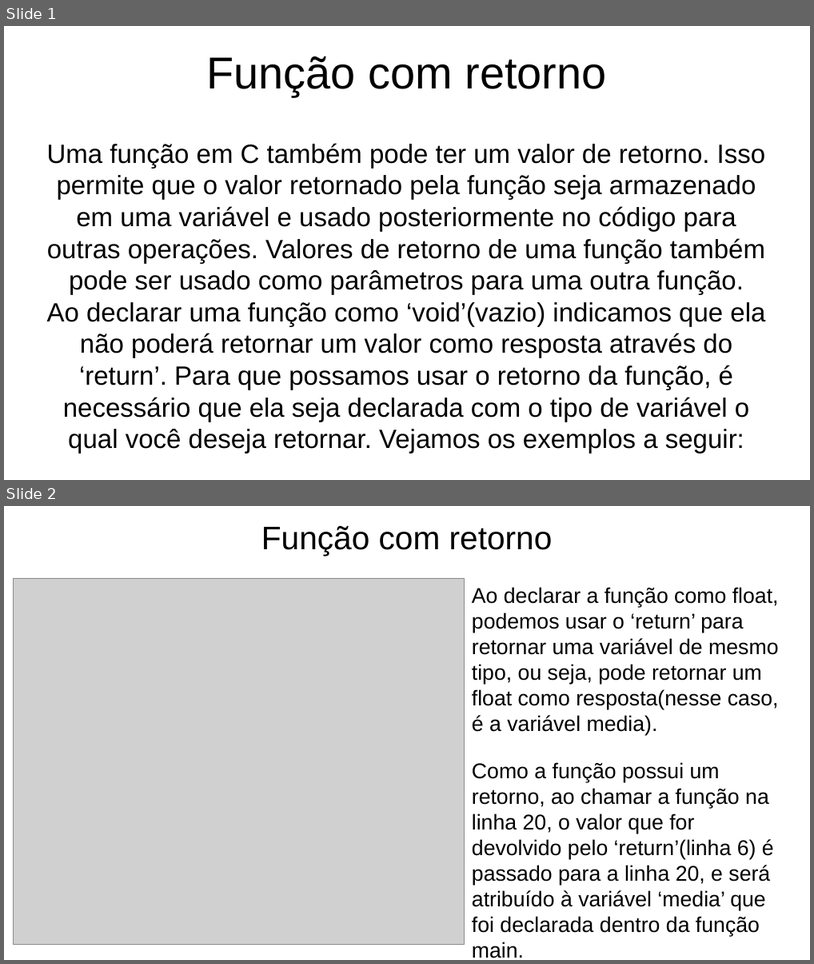
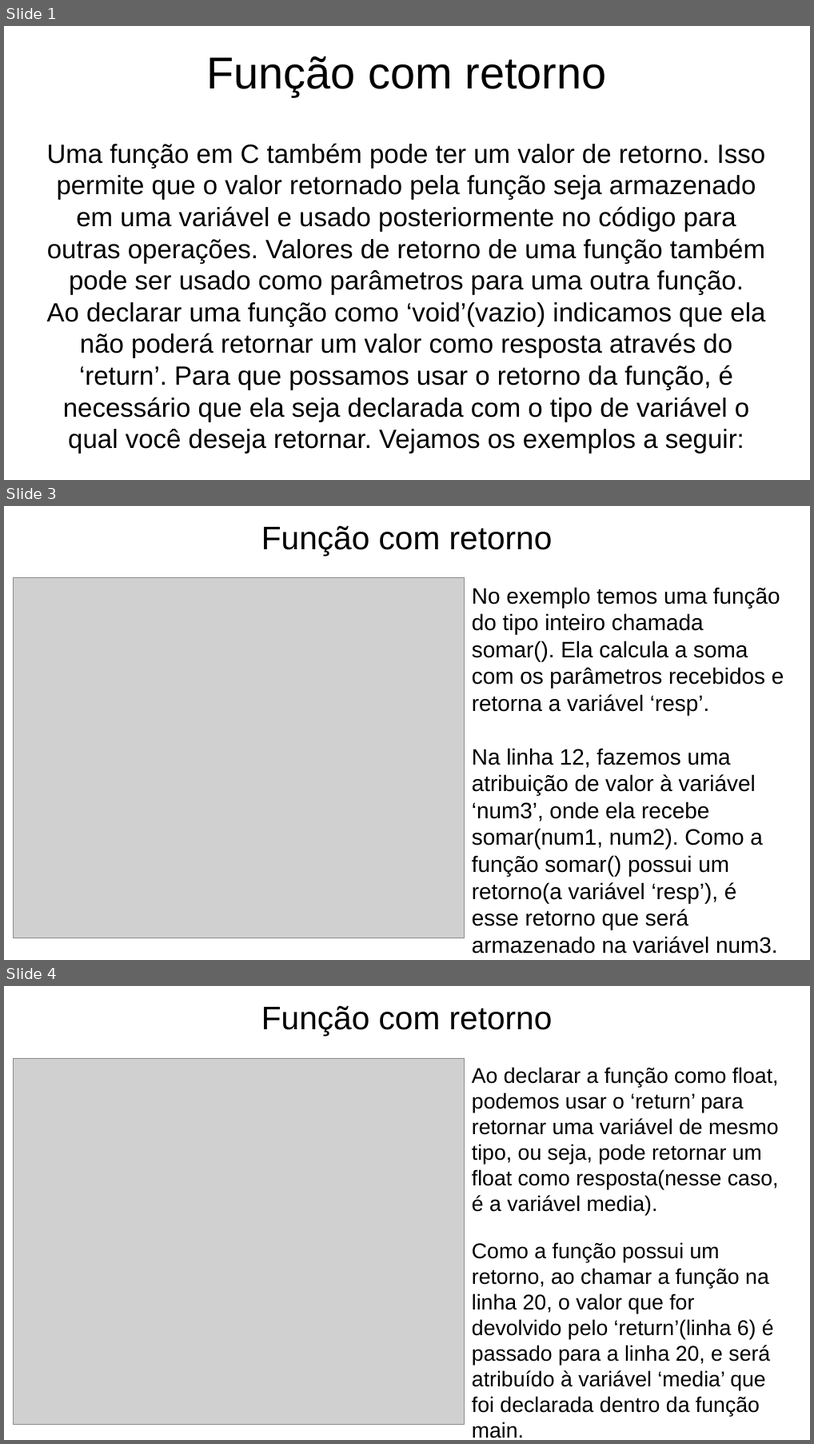
Before and after one commit to rafaelbazolli/LP-FATEC, a slide deck: Docs/Slides para entregar/funcao.odp. Shown one above the other, each under a label of ours: slides 1 and 2 before the commit, slides 1, 3 and 4 after it; the slides between them are not shown. The pictures are 814x964 and 814x1444 pixels, drawn with LibreOffice and Linux fonts; fonts in the diff are those of the drawing; grey boxes stand for pictures. Boxes give left, top, right and bottom in pixels: in the first picture for what was removed or moved away, otherwise in the second. Text is boxed around its words. In the diff, an @@ line names an element or a change of style, - is before the commit and + after.

```diff
--- a/Docs/Slides para entregar/funcao.odp
+++ b/Docs/Slides para entregar/funcao.odp
@@ slide 3 added at [4,506,810,960], background #FFFFFF @@
@@ title added at [262,526,553,556], 32 pt, text #000000 @@
+Função com retorno
@@ picture added at [13,578,465,938] @@
@@ text added at [472,587,785,929], 22 pt, text #000000 @@
+No exemplo temos uma função do tipo inteiro chamada somar(). Ela calcula a soma com os parâmetros recebidos e retorna a variável ‘resp’.
+Na linha 12, fazemos uma atribuição de valor à variável ‘num3’, onde ela recebe somar(num1, num2). Como a função somar() possui um retorno(a variável ‘resp’), é esse retorno que será armazenado na variável num3.
@@ what was slide 2 is now slide 4 @@
```
Also in this commit, not shown: 1 other slide added, 9 other files.
